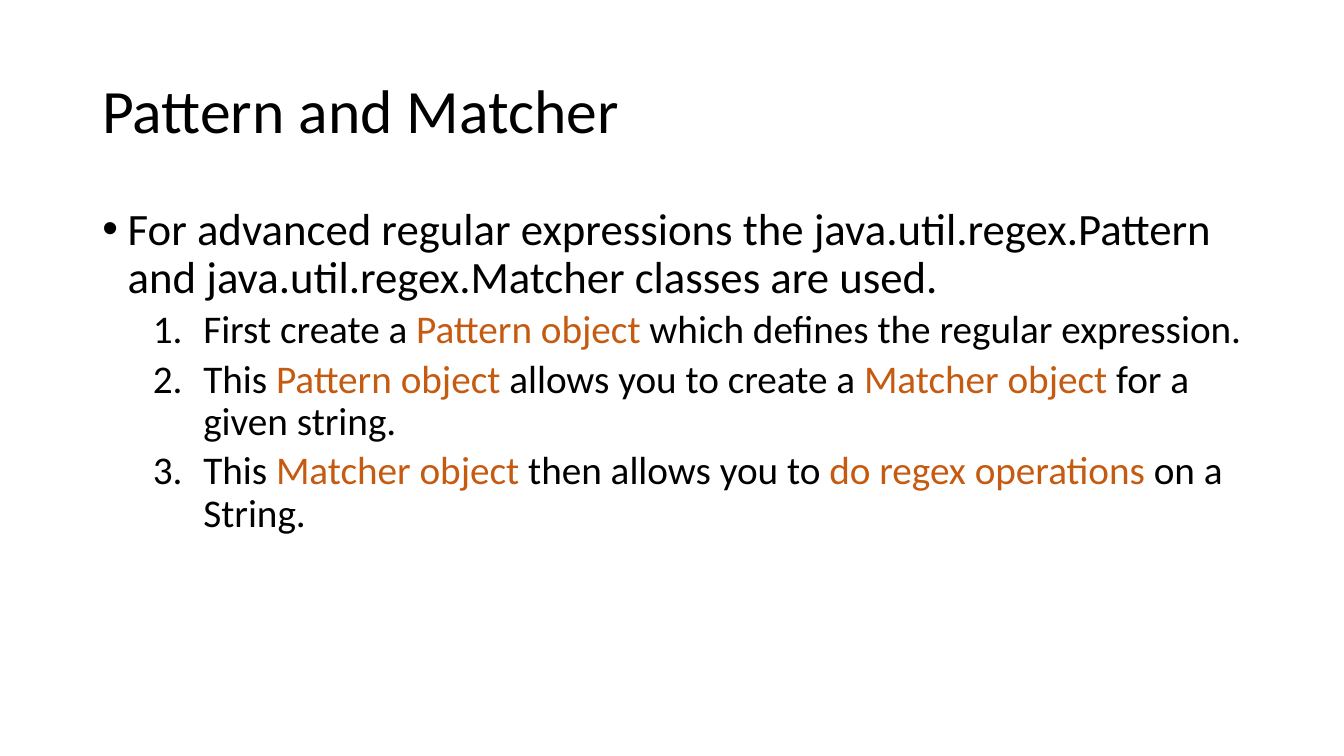
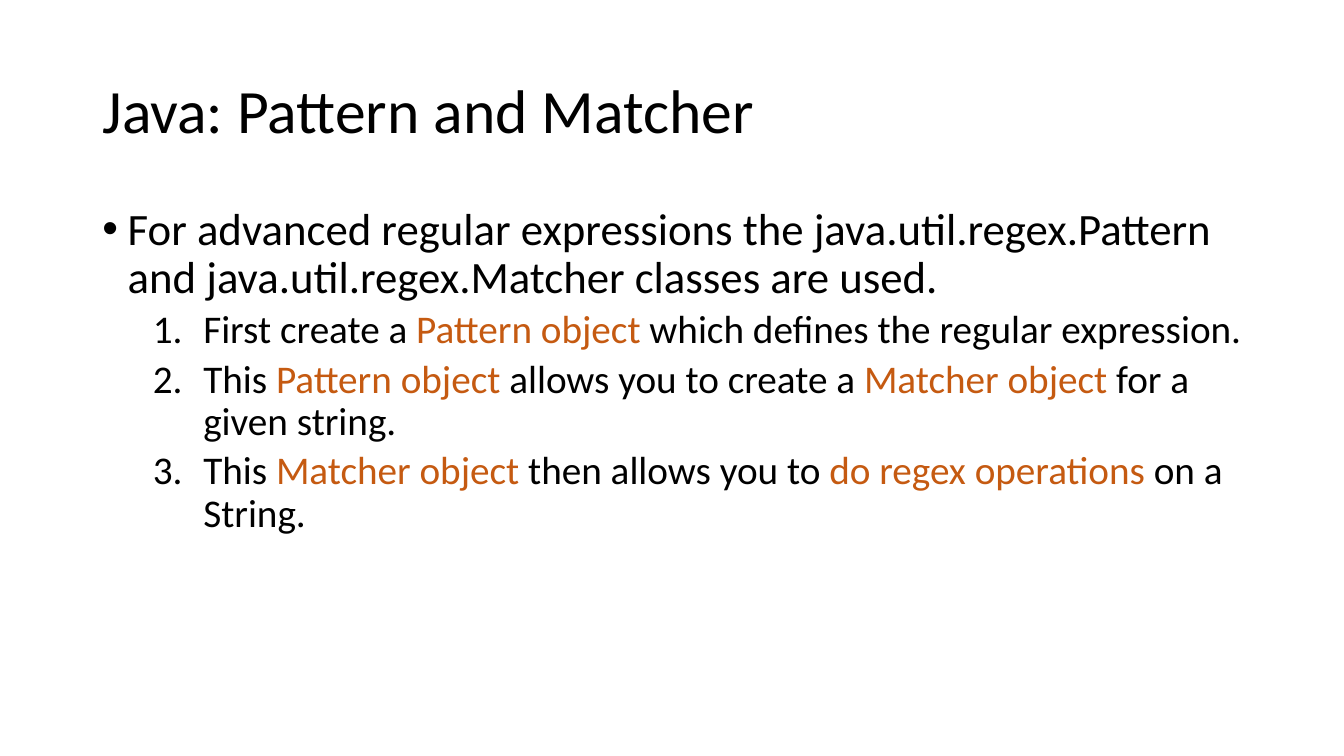
Before and after one commit to tanglw2020/android-class, a slide deck: slide 46 of android activity and intent.pptx. Drawn at 1344x756 pixels with LibreOffice and Linux fonts; fonts in the diff are those of the drawing. Boxes give left, top, right and bottom in pixels: in the first picture for what was removed or moved away, otherwise in the second. Text is boxed around its words. In the diff, an @@ line names an element or a change of style, - is before the commit and + after.

```diff
--- a/android activity and intent.pptx
+++ b/android activity and intent.pptx
@@ title at bbox=[102, 90, 754, 134]: text changed @@
-Pattern and Matcher
+Java: Pattern and Matcher
```
Also in this commit, not shown: 4 other slides changed, 3 other files.
